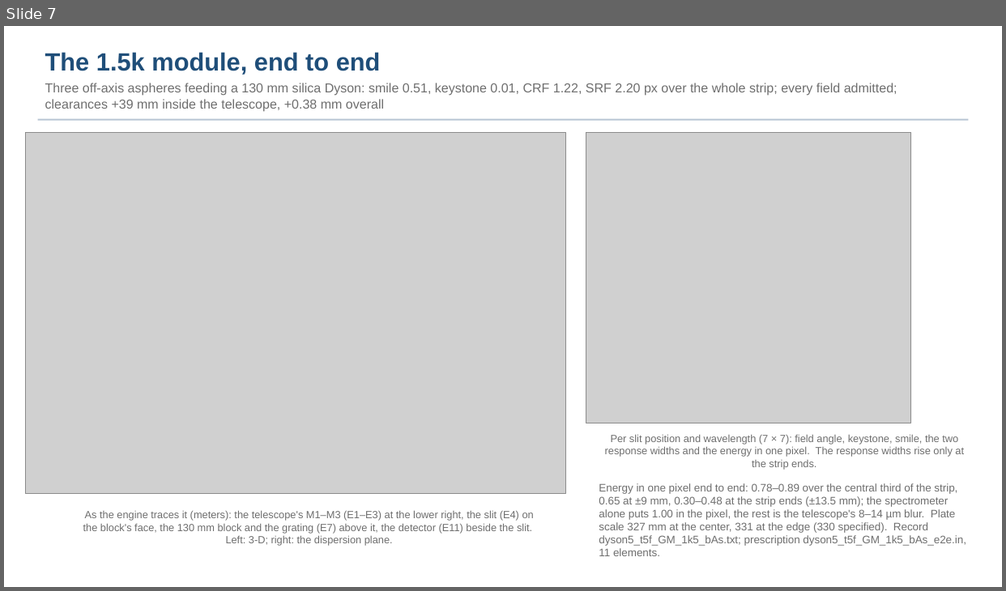
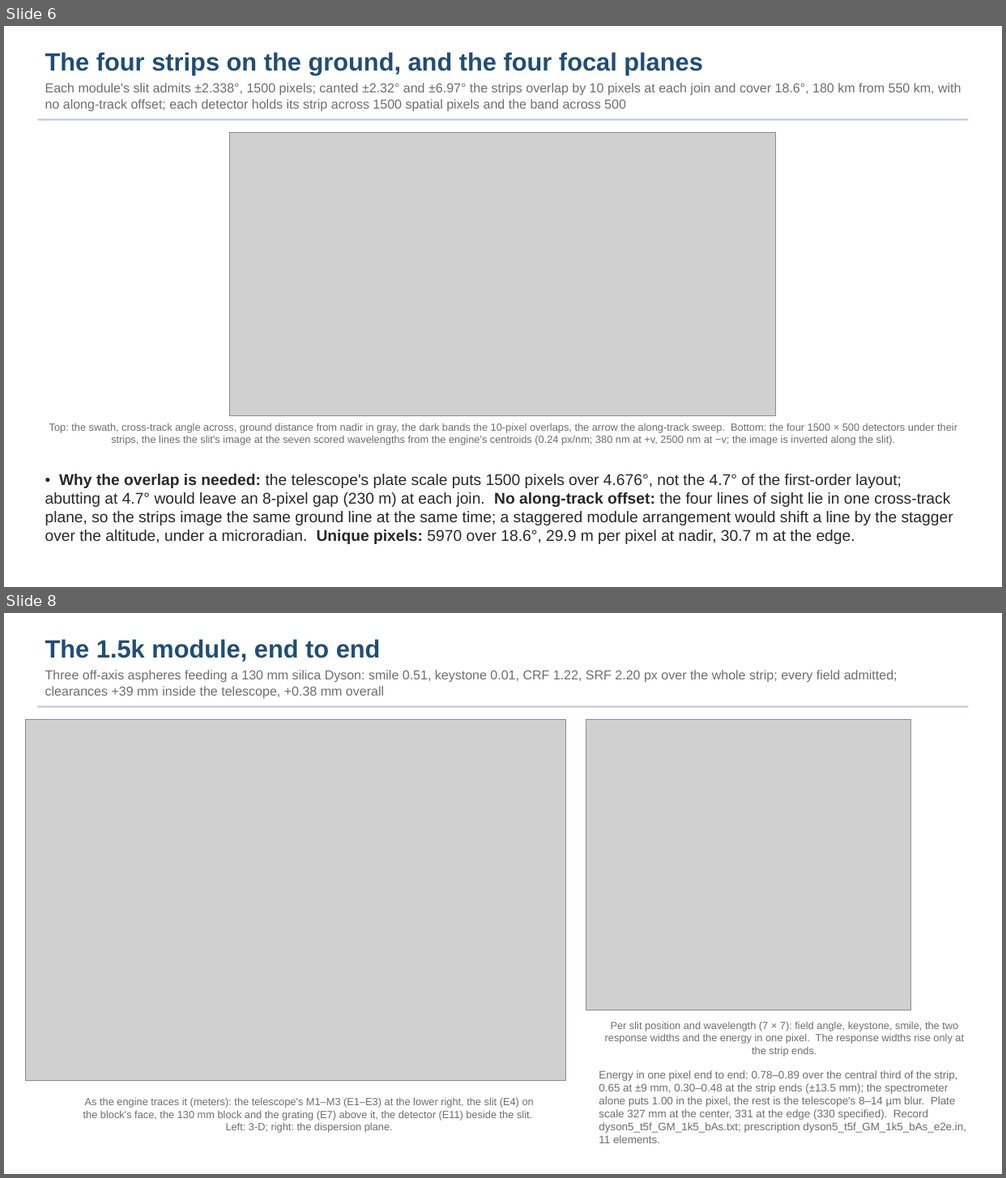
Before and after one commit to nasa-jpl/macos, a slide deck: demo_session/deck_dyson_record.pptx. Shown one above the other, each under a label of ours: slide 7 before the commit, slides 6 and 8 after it; the slides between them are not shown. The pictures are 1006x591 and 1006x1178 pixels, drawn with LibreOffice and Linux fonts; fonts in the diff are those of the drawing; grey boxes stand for pictures. Boxes give left, top, right and bottom in pixels: in the first picture for what was removed or moved away, otherwise in the second. Text is boxed around its words. In the diff, an @@ line names an element or a change of style, - is before the commit and + after.

```diff
--- a/demo_session/deck_dyson_record.pptx
+++ b/demo_session/deck_dyson_record.pptx
@@ slide 6 added at bbox=[4, 26, 1002, 587], background #FFFFFF @@
@@ text added at bbox=[45, 52, 961, 112], 12.5 pt, text #6E6E6E @@
+The four strips on the ground, and the four focal planes
+Each module's slit admits ±2.338°, 1500 pixels; canted ±2.32° and ±6.97° the strips overlap by 10 pixels at each join and cover 18.6°, 180 km from 550 km, with no along-track offset; each detector holds its strip across 1500 spatial pixels and the band across 500
@@ rectangle added at bbox=[38, 119, 968, 120], fill #B8C6D4 @@
@@ picture added at bbox=[230, 132, 776, 416] @@
@@ text added at bbox=[49, 423, 957, 446], 10 pt, text #6E6E6E @@
+Top: the swath, cross-track angle across, ground distance from nadir in gray, the dark bands the 10-pixel overlaps, the arrow the along-track sweep. Bottom: the four 1500 × 500 detectors under their strips, the lines the slit's image at the seven scored wavelengths from the engine's centroids (0.24 px/nm; 380 nm at +v, 2500 nm at −v; the image is inverted along the slit).
@@ text added at bbox=[45, 474, 953, 544], 15 pt, text #282828 @@
+• Why the overlap is needed: the telescope's plate scale puts 1500 pixels over 4.676°, not the 4.7° of the first-order layout; abutting at 4.7° would leave an 8-pixel gap (230 m) at each join. No along-track offset: the four lines of sight lie in one cross-track plane, so the strips image the same ground line at the same time; a staggered module arrangement would shift a line by the stagger over the altitude, under a microradian. Unique pixels: 5970 over 18.6°, 29.9 m per pixel at nadir, 30.7 m at the edge.
@@ text added at bbox=[38, 582, 968, 587], 10.5 pt, text #6E6E6E @@
+Record dyson5_block4.txt (strip edges per module, overlaps, swath); the admitted strip from dyson5_t5f_GM_1k5_bAs.txt.
@@ what was slide 7 is now slide 8 @@
```
Also in this commit, not shown: 8 slides changed, 3 other files.
